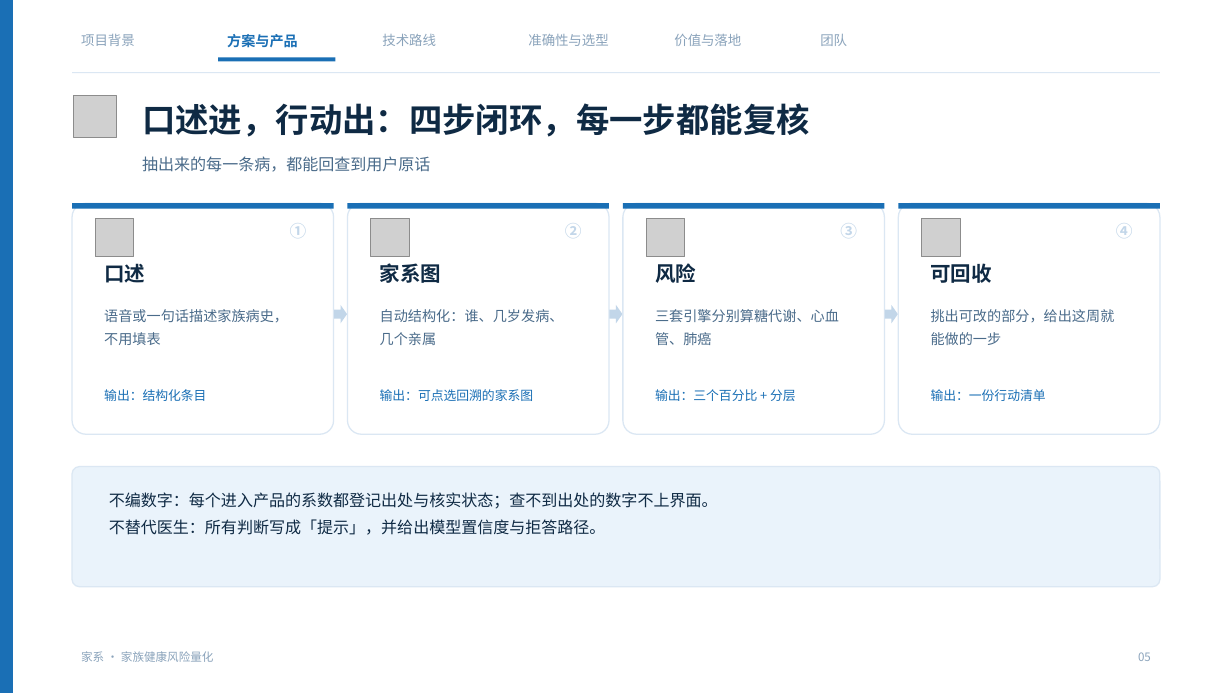
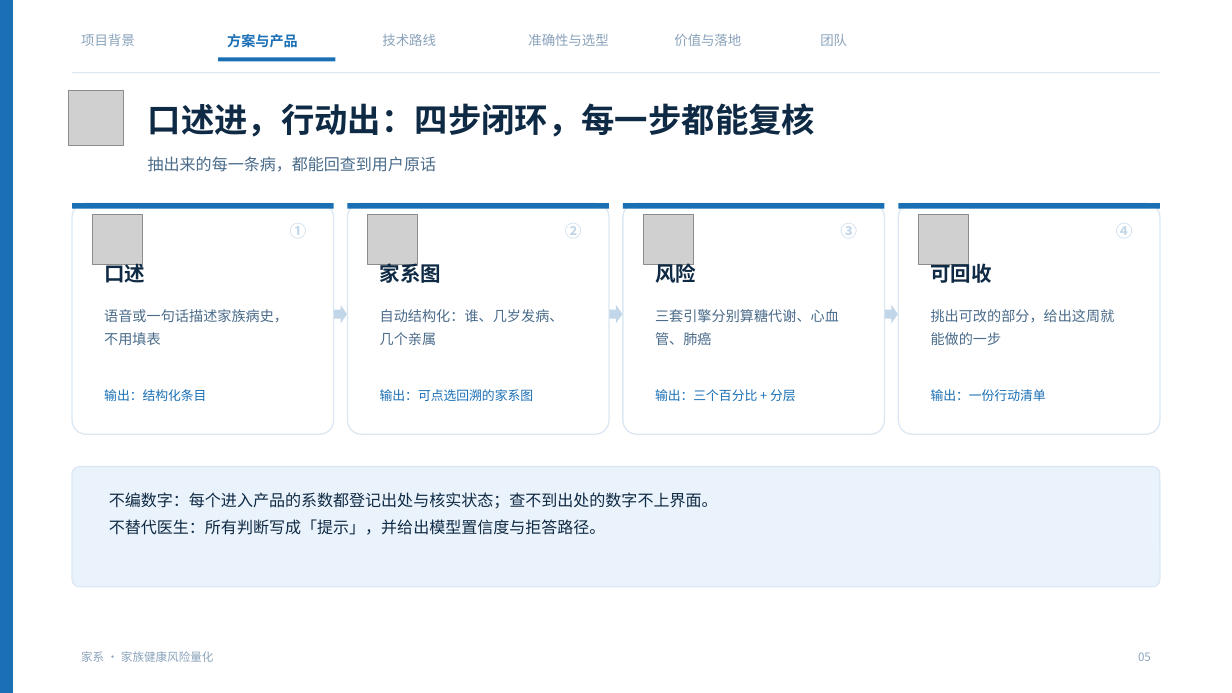
Before and after one commit to NimuStudio/jiaxi, a slide deck: slide 5 of deliverables/家系-答辩-v2.pptx. Drawn at 1232x693 pixels with LibreOffice and Linux fonts; fonts in the diff are those of the drawing; grey boxes stand for pictures; background and template pictures are left out. Boxes give left, top, right and bottom in pixels: in the first picture for what was removed or moved away, otherwise in the second. Text is boxed around its words. In the diff, an @@ line names an element or a change of style, - is before the commit and + after.

Commit message:
docs(deck): 图标加大加重——之前太小太淡，投影下几乎看不见
用户反馈「都没看出来加了图标」，原因是图标尺寸 0.26~0.46 英寸、描边 52/1024，
在 16:9 投影尺寸下被抗锯齿吃掉，加上浅填充 #D2E6F6 与背景对比不足。

改了两处：
1. deck_icons.py：描边 52 -> 68，浅填充 #D2E6F6 -> #BAD8F0（对比度够，仍是双色）
2. 各处尺寸统一放大 40% 左右：
   页面标题图标 0.46 -> 0.60；四步闭环 0.42 -> 0.54；三引擎 0.36 -> 0.50；
   现场动线 0.30 -> 0.40；背景三条 0.30 -> 0.40；隐私四条 0.28 -> 0.38；
   落地清单 0.26 -> 0.34；目录六枚 0.32 -> 0.38

另导出四张预览图到 deliverables/preview/（本地查看用，已加入 .gitignore）。

```diff
--- a/deliverables/家系-答辩-v2.pptx
+++ b/deliverables/家系-答辩-v2.pptx
@@ picture: place and size @@
-picture at (74, 95, 116, 138)
+picture at (68, 91, 124, 146)
@@ text "口述进，行动出：四步闭环，每一步都能复核": place and size @@
-text "口述进，行动出：四步闭环，每一步都能复核" at (142, 103, 810, 137)
+text "口述进，行动出：四步闭环，每一步都能复核" at (148, 103, 816, 137)
@@ text "抽出来的每一条病，都能回查到用户原话": place and size @@
-text "抽出来的每一条病，都能回查到用户原话" at (142, 156, 430, 172)
+text "抽出来的每一条病，都能回查到用户原话" at (148, 156, 436, 172)
@@ picture: place and size @@
-picture at (95, 218, 134, 257)
+picture at (92, 214, 142, 264)
@@ picture: place and size @@
-picture at (371, 218, 409, 257)
+picture at (368, 214, 418, 264)
@@ picture: place and size @@
-picture at (646, 218, 685, 257)
+picture at (643, 214, 693, 264)
@@ picture: place and size @@
-picture at (921, 218, 960, 257)
+picture at (919, 214, 969, 264)
```
Also in this commit, not shown: 15 other slides changed, 32 other files.
